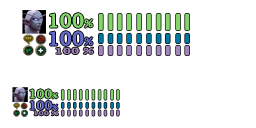
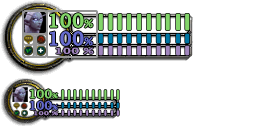
Before/after of a w=256, h=128 layered artwork. What changed in the layer stack:
showed group "Group 1" (7 layers) over [22,10,98,58]
showed "Layer 0" over [0,0,193,126]
